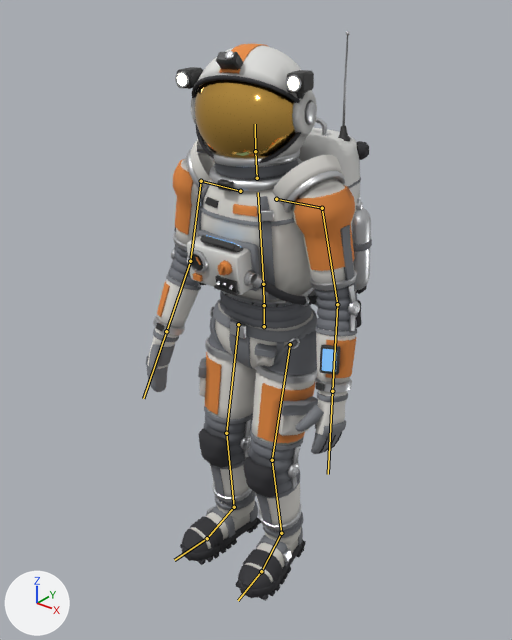
The glTF model static/martian/assets/models/astronaut.glb: old version first, new version second.
Both versions are drawn from a 50 mm camera at (1.341, -1.686, 2.014) aimed at (-0.025, 0.022, 0.956). Arrows for +X, +Y and +Z are at lower left; the lights stay in place. The older version comes first. Both versions are drawn at frame 32 of the action 'Idle'; the numbers are the values there. The bones that bend it are drawn over the model as lines.
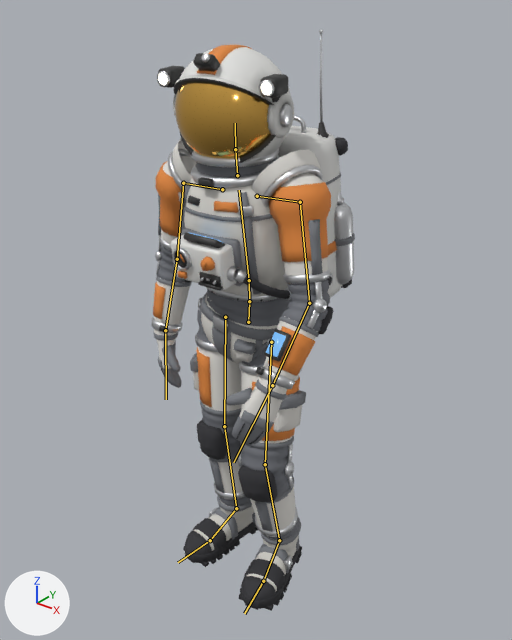
Location of each change, [x1, y1, x2, y2] in pixels of the pictures (512 x 640 px):
'Mesh_0', posed (10% narrower)
    before: [146, 31, 372, 601]
    after: [151, 29, 355, 611]
bone 'hips', root to tip
    before: (264, 326) to (264, 305)
    after: (248, 322) to (249, 301)
bone 'spine', root to tip
    before: (264, 305) to (263, 284)
    after: (249, 301) to (249, 280)
bone 'chest', root to tip
    before: (263, 284) to (258, 192)
    after: (249, 280) to (239, 190)
bone 'neck', root to tip
    before: (257, 178) to (255, 151)
    after: (237, 175) to (235, 149)
bone 'head', root to tip
    before: (255, 151) to (255, 124)
    after: (235, 149) to (235, 123)
bone 'shoulder_L', root to tip
    before: (276, 199) to (322, 208)
    after: (257, 196) to (300, 202)
bone 'upper_arm_L', root to tip
    before: (322, 208) to (337, 304)
    after: (300, 202) to (309, 303)
bone 'forearm_L', root to tip
    before: (337, 304) to (332, 391)
    after: (309, 303) to (272, 385)
bone 'hand_L', root to tip
    before: (332, 391) to (328, 474)
    after: (272, 385) to (233, 462)
bone 'shoulder_R', root to tip
    before: (240, 191) to (201, 181)
    after: (222, 189) to (183, 183)
bone 'upper_arm_R', root to tip
    before: (201, 181) to (190, 261)
    after: (183, 183) to (177, 259)
bone 'hand_R', root to tip
    before: (166, 331) to (143, 398)
    after: (165, 330) to (166, 399)
bone 'thigh_L', root to tip
    before: (290, 344) to (272, 460)
    after: (271, 342) to (265, 464)
bone 'shin_L', root to tip
    before: (272, 460) to (281, 533)
    after: (265, 464) to (279, 540)
bone 'foot_L', root to tip
    before: (281, 533) to (261, 571)
    after: (279, 540) to (263, 581)
bone 'thigh_R', root to tip
    before: (238, 324) to (226, 433)
    after: (225, 317) to (224, 426)
bone 'shin_R', root to tip
    before: (226, 433) to (234, 507)
    after: (224, 426) to (236, 508)
bone 'foot_R', root to tip
    before: (234, 507) to (207, 538)
    after: (236, 508) to (210, 540)

The edits, one by one:
Bone 'hips' (bone_hips) moves from (0.021, -0.012, -0.008) to (-0.049, -0.016, -0.011).
Bone 'hips' (bone_hips) turns from (1, 0, -2) to (2, -5, -6) degrees about its own x, y and z.
Bone 'spine' (bone_spine) turns from (2, 0, 1) to (2, 2, 3) degrees about its own x, y and z.
Bone 'chest' (bone_chest) turns from (2, 0, 1) to (2, 3, 4) degrees about its own x, y and z.
Bone 'neck' (bone_neck) turns from (-2, 4, 0) to (-2, 2, -1) degrees about its own x, y and z.
Bone 'head' (bone_head) turns from (-4, 7, 1) to (-1, 5, -2) degrees about its own x, y and z.
Bone 'shoulder_L' (bone_shoulder_l) turns from (2, 0, 0) to (3, 0, -2) degrees about its own x, y and z.
Bone 'upper_arm_L' (bone_upper_arm_l) turns from (-12, 9, 15) to (-23, 21, 2) degrees about its own x, y and z.
Bone 'forearm_L' (bone_forearm_l) turns from (-15, -1, -8) to (-28, -4, -16) degrees about its own x, y and z.
Bone 'hand_L' (bone_hand_l) turns from (0, 0, 0) to (-3, 14, 11) degrees about its own x, y and z.
Bone 'shoulder_R' (bone_shoulder_r) turns from (2, 0, 0) to (0, 0, 2) degrees about its own x, y and z.
Bone 'upper_arm_R' (bone_upper_arm_r) turns from (-14, -8, -13) to (-9, -28, -8) degrees about its own x, y and z.
Bone 'hand_R' (bone_hand_r) turns from (0, 0, 0) to (-3, -8, -8) degrees about its own x, y and z.
Bone 'thigh_L' (bone_thigh_l) turns from (-13, 0, -1) to (-17, -19, -10) degrees about its own x, y and z.
Bone 'shin_L' (bone_shin_l) turns from (22, 0, 0) to (26, 0, 0) degrees about its own x, y and z.
Bone 'foot_L' (bone_foot_l) turns from (-10, -3, -6) to (-10, -4, 3) degrees about its own x, y and z.
Bone 'thigh_R' (bone_thigh_r) turns from (-10, 0, 0) to (-8, 0, -9) degrees about its own x, y and z.
Bone 'shin_R' (bone_shin_r) turns from (16, 0, 0) to (10, 0, 0) degrees about its own x, y and z.
Bone 'foot_R' (bone_foot_r) turns from (-7, 6, 5) to (-4, -3, 3) degrees about its own x, y and z.
